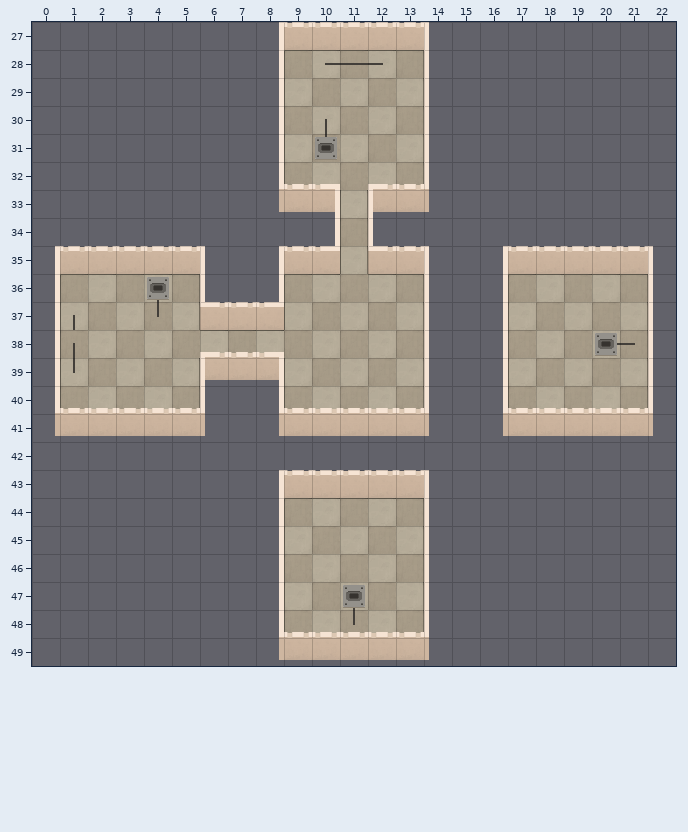
Tiled map, stored at sudokil/core/assets/maps/playground/rafal/level.tmx. The first picture shows the starting point.
Cells are 32x32 px. Shown: x 0..22, y 27..49. Tiles whose own drawing changed are shown in their newer look in all pictures.
After:
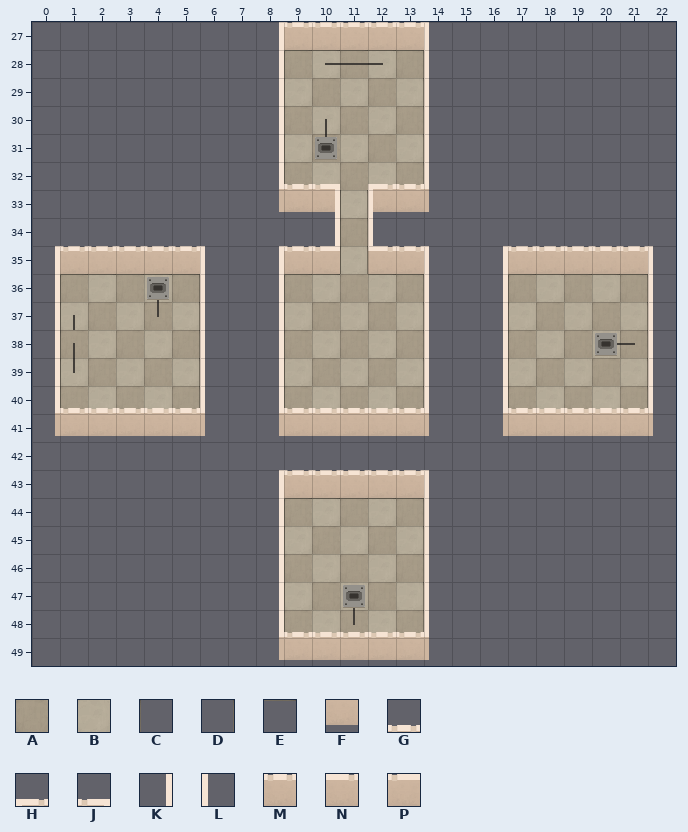
Key: from "tileset": A 0, B 1, C 2, D 2 flipped left-right, E 2 turned 90, F 3, G 4, H 5, J 5 flipped left-right, K 6, L 6 flipped left-right, M 9, N 10, P 10 flipped left-right.
_ is an empty cell.
The exact change:
{"where": "layer \"floor\""}
{"y":38,"x":6,"old":"BAB","new":"___"}
{"where": "layer \"floor-over-right\""}
{"y":38,"x":5,"old":"_","new":"D"}
{"y":38,"x":9,"old":"_","new":"C"}
{"where": "layer \"floor-over-top\""}
{"y":38,"x":6,"old":"EEE","new":"___"}
{"where": "layer \"tiles\""}
{"y":37,"x":6,"old":"NMP","new":"L_K"}
{"y":38,"x":6,"old":"_","new":"L"}
{"y":38,"x":8,"old":"_","new":"K"}
{"y":39,"x":6,"old":"FFF","new":"___"}
{"where": "layer \"tiles-over\""}
{"y":38,"x":6,"old":"HGJ","new":"___"}
